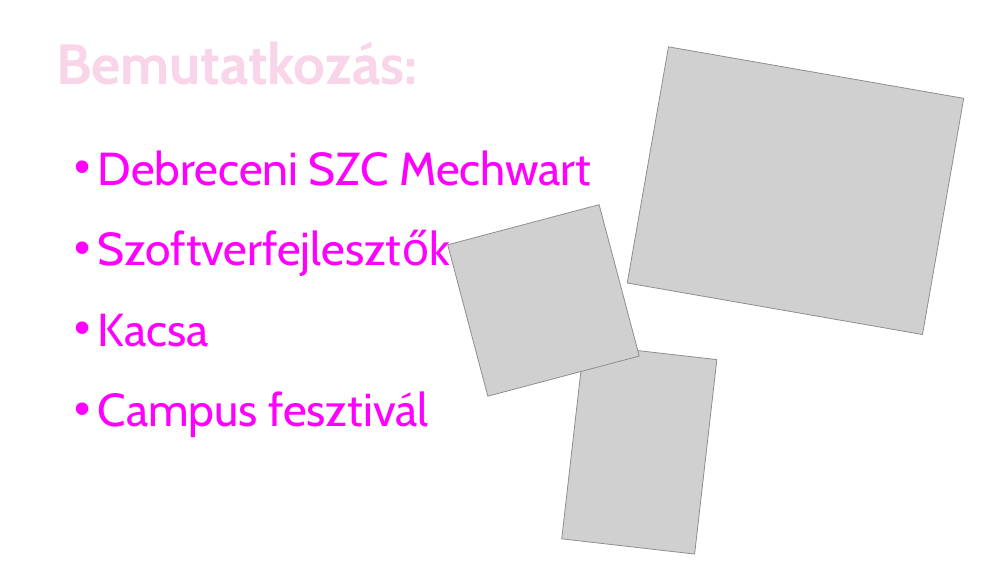
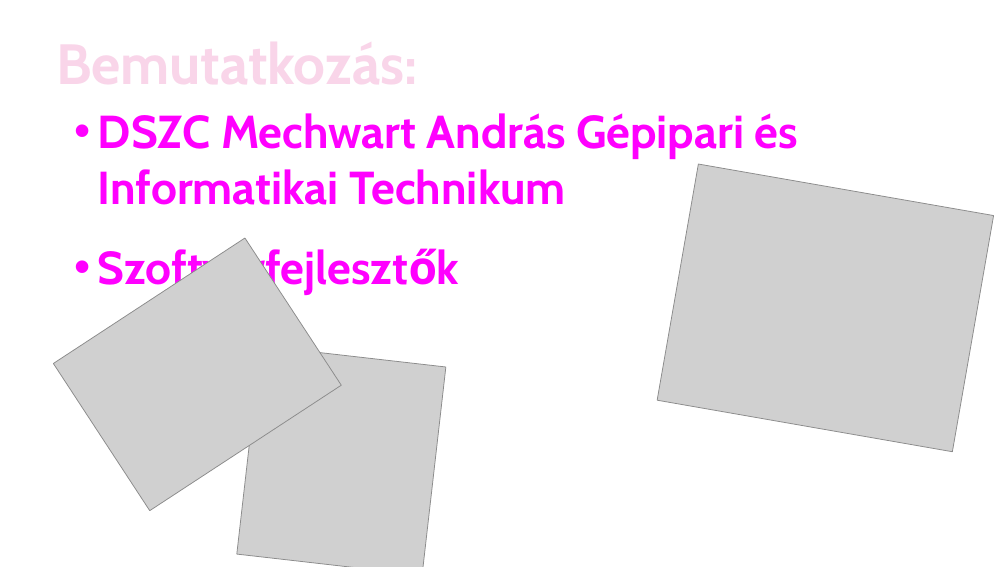
Before and after one commit to Z0lcs/SPACE-DUCK, a slide deck: slide 2 of PPT/Workshop_feb.pptx. Drawn at 1008x567 pixels with LibreOffice and Linux fonts; fonts in the diff are those of the drawing; grey boxes stand for pictures; background and template pictures are left out. Boxes give left, top, right and bottom in pixels: in the first picture for what was removed or moved away, otherwise in the second. Text is boxed around its words. In the diff, an @@ line names an element or a change of style, - is before the commit and + after.

```diff
--- a/PPT/Workshop_feb.pptx
+++ b/PPT/Workshop_feb.pptx
@@ text "DSZC Mechwart András Gépipari és ...": place and size @@
-text "DSZC Mechwart András Gépipari és ..." at (98, 150, 591, 437)
+text "DSZC Mechwart András Gépipari és ..." at (98, 113, 798, 205)
@@ text "DSZC Mechwart András Gépipari és ..." at (98, 113, 798, 205): bold on in "Szoftverfejlesztők" @@
@@ text at (98, 113, 798, 205): text changed; bold on @@
-• Debreceni SZC Mechwart
+• DSZC Mechwart András Gépipari és Informatikai Technikum
@@ picture: place and size @@
-picture at (627, 47, 964, 335)
+picture at (658, 164, 994, 452)
@@ picture at (54, 238, 342, 511): rotation 345 to 326 degrees @@
@@ text at (98, 313, 428, 437): paragraphs removed @@
-• Kacsa
-• Campus fesztivál
@@ picture added at (237, 346, 446, 567) @@
@@ picture removed at (562, 345, 717, 554) @@
```
Also in this commit, not shown: 3 other slides changed, 1 slide added, 1 slide removed.
